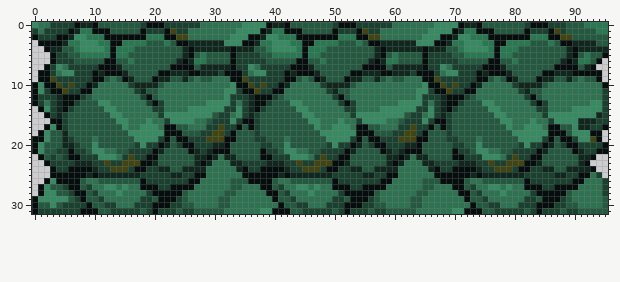
Pixel-art file, stored at Pixel Art Assets/Aseprite Files/Middle Tiles.aseprite. That is the earlier state.
96x32 pixels, 1 frame.
Once edited:
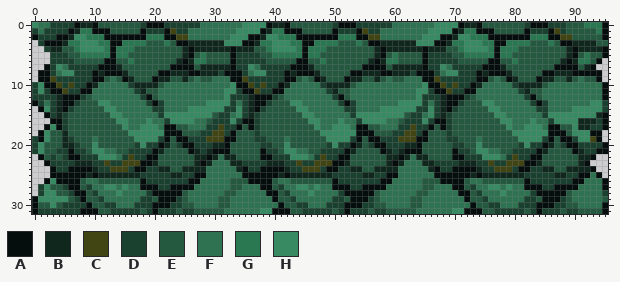
Palette (. is transparent): A #060e0d  B #10271e  C #404513  D #1a402f  E #245940  F #2e7251  G #2a7852  H #378a62
What changed:
y 0..1: x 95 G -> A
y 2: x 95 E -> A
y 3: x 1 A -> D
y 4: x 2 A -> D; x 95 B -> A
y 5..6: x 3 A -> D
y 10: x 0 A -> D
y 11..12: x 0 A -> D; x 95 D -> A
y 15..16: x 95 D -> A
y 19..21: x 0 A -> D
y 25: x 94 D -> A
y 26: x 95 D -> A
y 27: x 1 A -> D; x 95 D -> A
y 28: x 1 A -> D
y 30..31: x 95 E -> A
